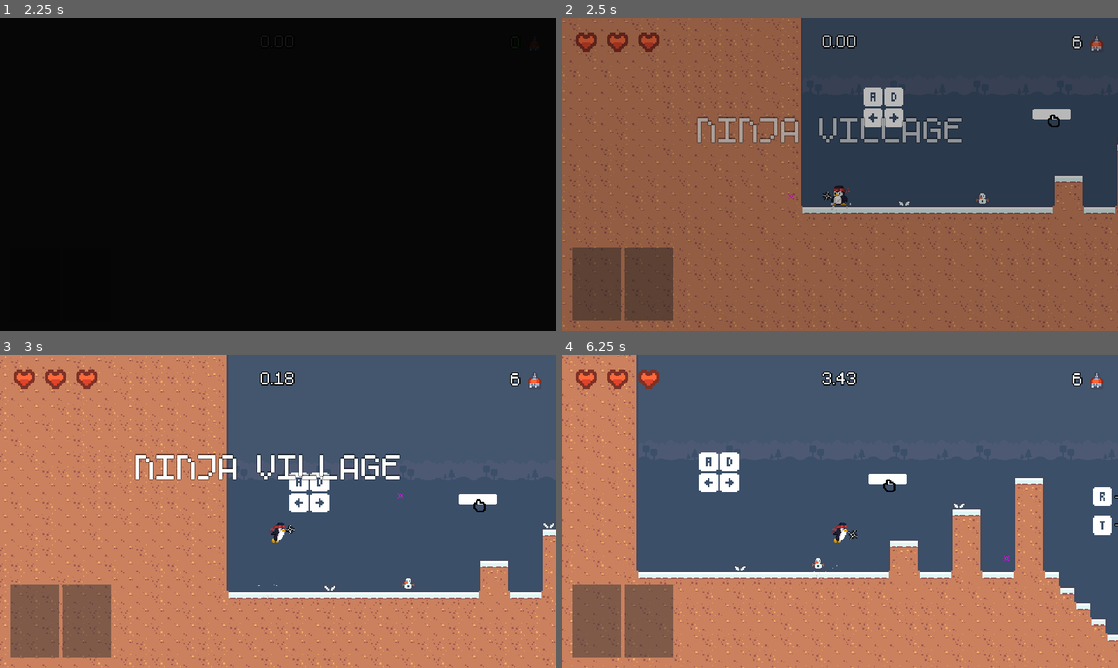
Above: before the commit, frames 1-4 (two rows, left to right).
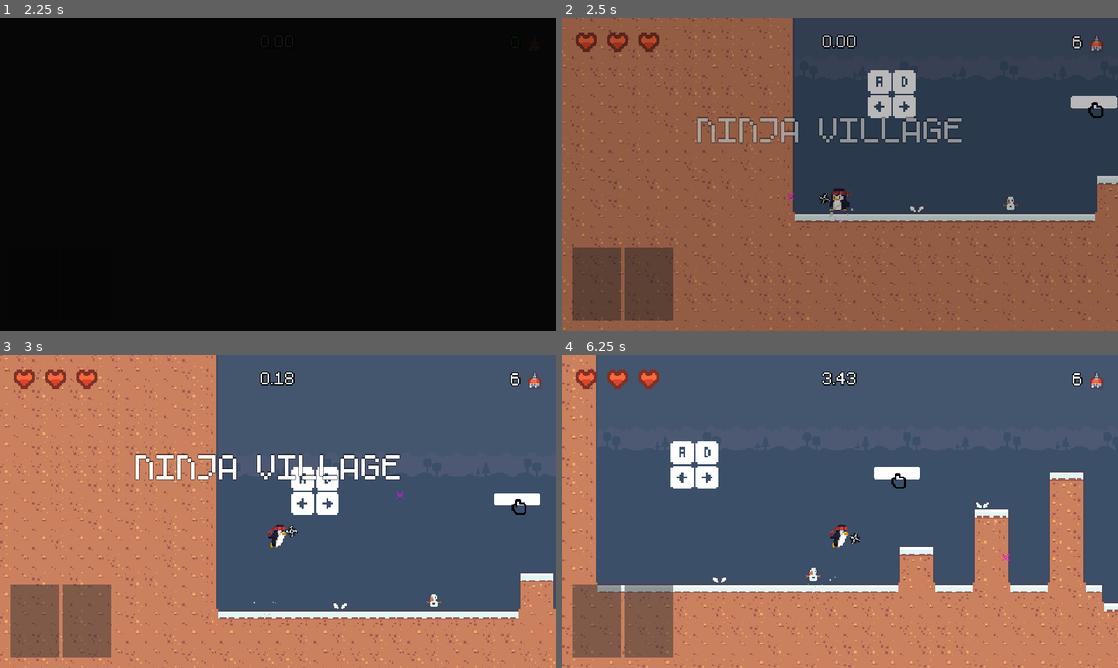
Above: after the commit, the same moments.

Repository: vard0han/pengu
Game: Godot game, scene res://scenes/main.tscn
Two runs of this game, one before a commit and one after it. Both use one fixed random seed, a clock stepped at 60 frames per second and the inputs below.
Inputs (mouse positions are in pixels of both pictures, inside the frame that each line leads up to):
- Up to frame 1 (2.25 s): click "Start" at 0.5 s; click "1" at 1.25 s; click "SHURIKEN Damage: 1 Range: 300" at 2 s
- Up to frame 2 (2.5 s): no input
- Up to frame 3 (3 s): move the mouse to (400, 495) at 2.77 s; hold D (move_right) from 2.78 s (still down); hold Space (jump) from 2.78 s (still down)
- Up to frame 4 (6.25 s): move the mouse to (728, 527) at 3.52 s; release Space (jump) at 3.53 s; click (728, 527) at 3.6 s; tap Space (jump) at 3.77, 3.8, 4.07, 4.55, 5.27, 5.3, 5.57, 6.02, 6.05 s; move the mouse to (895, 442) at 4.27 s; release D (move_right) at 4.28 s; hold A (move_left) 4.28-5.03 s; hold Q (cycle_card) 4.28-5.03 s; move the mouse to (812, 574) at 5.02 s; hold D (move_right) from 5.03 s (still down); right-click (812, 574) at 5.1 s; move the mouse to (1006, 558) at 5.77 s; hold L (use_card, bound only after the commit) from 5.78 s (still down)

Frame 1 is identical in both runs. In frame 2, 12% of the frame differs, in the area x 0-100%, y 0-100%; in frame 3, 13%; in frame 4, 21%.

Commit message:
[Movement rework] Group A - jump
better gravity (1), variable jump height (4), faster fall (6), fall speed limit (7), apex modifier (10). These are all one system: derive gravity from height + time-to-apex, then apply a different gravity multiplier depending on whether the player is rising, near apex, or falling. Your existing jump_cut_multiplier becomes part of this.

Diff:
--- a/project.godot
+++ b/project.godot
@@ -42,7 +42,8 @@
 window/size/viewport_height=360
 window/size/window_width_override=1920
 window/size/window_height_override=1080
-window/stretch/mode="viewport"
+window/stretch/mode="canvas_items"
+window/stretch/scale_mode="integer"
 
 [file_customization]
 
@@ -83,7 +84,7 @@
 }
 use_card={
 "deadzone": 0.2,
-"events": [Object(InputEventKey,"resource_local_to_scene":fa …(140 unchanged characters)… d":false,"keycode":0,"physical_keycode":4194325,"key_label":0,"unicode":0,"location":0,"echo":false,"script":null)
+"events": [Object(InputEventKey,"resource_local_to_scene":fa …(140 unchanged characters)… d":false,"keycode":0,"physical_keycode":76,"key_label":0,"unicode":108,"location":0,"echo":false,"script":null)
 ]
 }
 sacrifice_card={
--- a/scenes/player/player.gd
+++ b/scenes/player/player.gd
@@ -2,15 +2,31 @@
 extends CharacterBody2D
 
 @export_category("Horizontal Movement")
-@export var move_speed : float = 100.0
+@export var move_speed : float = 105.0
 @export var acceleration : float = 1000.0
 @export var deceleration : float = 800.0
 
-@export_category("Vertical Movement")
-@export var jump_force : float = 300.0
-@export var gravity : float = 800.0
-@export var jump_cut_multiplier : float = 0.4
-@export var max_fall_speed : float = 800.0
+@export_category("Jump — Designer Inputs")
+## How high the jump reaches, measured in tiles.
+@export var jump_height_tiles: float = 4.0
+## Seconds to reach the top of the jump. Lower = snappier rise.
+@export var time_to_apex: float = 0.38
+## Seconds to fall back the same height. Lower than time_to_apex = faster fall.
+#@export var time_to_fall: float = 0.28
+## fall multiplier for gravity. so that fall is quicker than jump
+@export var fall_gravity_multiplier: float = 2.0
+## Size of one tile in pixels. Jump height is measured in these.
+@export var tile_size: float = 18.0
+
+@export_category("Jump — Feel Knobs")
+## Velocity.y window (pixels/sec) around zero that counts as "at apex".
+@export var apex_threshold: float = 40.0
+## Gravity multiplier inside the apex window. Below 1.0 = hangtime.
+@export var apex_gravity_multiplier: float = 0.5
+## When jump is released early while rising, velocity.y is multiplied by this.
+@export var jump_cut_multiplier: float = 0.4
+## Maximum downward speed, pixels/sec. Caps terminal velocity.
+@export var max_fall_speed: float = 600.0
 
 @export_category("Advanced Movement")
 @export var coyote_time: float = 0.1
@@ -19,6 +35,10 @@
 var aim_direction: Vector2 = Vector2.RIGHT
 var direction : float = 1.0
 var last_direction : float = 1.0
+
+var rise_gravity: float = 0.0
+var fall_gravity: float = 0.0
+var jump_velocity: float = 0.0
 
 var coyote_timer: float = 0.0
 var jump_buffer_timer: float = 0.0
@@ -41,12 +61,7 @@
 	Input.mouse_mode = Input.MOUSE_MODE_HIDDEN
 	health_component.died.connect(_on_died)
 	health_component.damaged.connect(_on_damaged)
-
-func _on_died() -> void:
-	AudioManager.stop_music(0.2)
-	AudioManager.play_sfx("player_death", -15.0, randf_range(0.5, 0.7))
-
-	died.emit()
+	_recalculate_jump()
 
 func _physics_process(delta: float) -> void:
 	coyote_timer = maxf(coyote_timer - delta, 0.0)
@@ -78,6 +93,19 @@
 
 	if event.is_action_pressed("cycle_card"):
 		_try_cycle_card()
+
+func _recalculate_jump() -> void:
+	var height_px: float = jump_height_tiles * tile_size
+	rise_gravity = (2.0 * height_px) / (time_to_apex * time_to_apex)
+	#fall_gravity = (2.0 * height_px) / (time_to_fall * time_to_fall)
+	fall_gravity = rise_gravity * fall_gravity_multiplier
+	jump_velocity = rise_gravity * time_to_apex
+
+func _on_died() -> void:
+	AudioManager.stop_music(0.2)
+	AudioManager.play_sfx("player_death", -15.0, randf_range(0.5, 0.7))
+
+	died.emit()
 
 func collect_card(card: CardData) -> void:
 	card_inventory.add_card(card)
--- a/scenes/player/player.tscn
+++ b/scenes/player/player.tscn
@@ -13,11 +13,11 @@
 [ext_resource type="PackedScene" uid="uid://cuogqvvhnp70j" path="res://scenes/weapons/reticle.tscn" id="12_gx1jg"]
 [ext_resource type="Script" uid="uid://cjjdqwe3gxkkb" path="res://scripts/components/health_component.gd" id="13_ugbui"]
 [ext_resource type="Script" uid="uid://bkfnhx31hf6ye" path="res://scripts/components/hurtbox.gd" id="14_fcs02"]
-[ext_resource type="Texture2D" uid="uid://bsrpy6l1yggy8" path="res://assets/lina's penguins/fall.png" id="14_myrg7"]
-[ext_resource type="Texture2D" uid="uid://dkhh3pullqh3x" path="res://assets/lina's penguins/jump.png" id="16_kvlxm"]
-[ext_resource type="Texture2D" uid="uid://f4iyo1elcwbv" path="res://assets/lina's penguins/pengu_idle.png" id="16_myrg7"]
-[ext_resource type="Texture2D" uid="uid://cg80ynhywf1ns" path="res://assets/lina's penguins/pengu_run.png" id="17_kvlxm"]
-[ext_resource type="Texture2D" uid="uid://b806kbfgogsmt" path="res://assets/lina's penguins/smoosh.png" id="17_uf5tr"]
+[ext_resource type="Texture2D" uid="uid://b8ajlnqgnw76p" path="res://assets/penguins/fall.png" id="14_myrg7"]
+[ext_resource type="Texture2D" uid="uid://dkhh3pullqh3x" path="res://assets/penguins/jump.png" id="16_kvlxm"]
+[ext_resource type="Texture2D" uid="uid://bcx6w5ntc2wo5" path="res://assets/penguins/pengu_idle.png" id="16_myrg7"]
+[ext_resource type="Texture2D" uid="uid://cg80ynhywf1ns" path="res://assets/penguins/pengu_run.png" id="17_kvlxm"]
+[ext_resource type="Texture2D" uid="uid://b806kbfgogsmt" path="res://assets/penguins/smoosh.png" id="17_uf5tr"]
 
 [sub_resource type="CapsuleShape2D" id="CapsuleShape2D_dovo2"]
 height = 22.0
@@ -122,13 +122,14 @@
 collision_layer = 2
 collision_mask = 1025
 script = ExtResource("1_dovo2")
-jump_force = 350.0
+move_speed = 100.0
 
 [node name="CollisionShape2D" type="CollisionShape2D" parent="." unique_id=463265850]
 visible = false
 shape = SubResource("CapsuleShape2D_dovo2")
 
 [node name="Camera2D" type="Camera2D" parent="." unique_id=2056689752]
+zoom = Vector2(1.2, 1.2)
 position_smoothing_speed = 10.0
 script = ExtResource("3_fcs02")
 
--- a/scenes/player/states/cards/double_jump_state.gd
+++ b/scenes/player/states/cards/double_jump_state.gd
@@ -3,7 +3,7 @@
 
 func enter() -> void:
 	super()
-	player.velocity.y = -1 * player.jump_force
+	player.velocity.y = -player.jump_velocity
 
 	AudioManager.play_sfx("jump", 0.0, randf_range(1.1, 1.3))
 
--- a/scenes/player/states/jump.gd
+++ b/scenes/player/states/jump.gd
@@ -5,7 +5,7 @@
 
 func enter() -> void:
 	super()
-	player.velocity.y = -1 * player.jump_force
+	player.velocity.y = -player.jump_velocity
 
 	player.sprite.play("jump")
 
--- a/scenes/world/base_level.gd
+++ b/scenes/world/base_level.gd
@@ -46,9 +46,6 @@
 var is_timer_running: bool = false
 var _timer_armed: bool = false
 
-#var _restart_hold_timer: float = 0.0
-#var _restart_weapon_hold_timer: float = 0.0
-
 func _ready() -> void:
 	if level_id == "":
 		push_warning("Level has no level_id set in inspector")
@@ -88,9 +85,6 @@
 			_timer_armed = false
 			is_timer_running = true
 
-	#_process_restart_input(delta)
-	#_process_restart_weapon_input(delta)
-
 func _unhandled_input(event: InputEvent) -> void:
 	if event.is_action_pressed("restart_level"):
 		restart_requested.emit()
@@ -105,26 +99,6 @@
 		Input.is_action_pressed("jump") or
 		Input.is_action_pressed("attack")
 	)
-
-func _process_restart_input(_delta: float) -> void:
-	if Input.is_action_pressed("restart_level"):
-		#_restart_hold_timer += delta
-		#if _restart_hold_timer >= RESTART_HOLD_DURATION:
-			#_restart_hold_timer = 0.0
-			#restart_requested.emit()
-		restart_requested.emit()
-	#else:
-		#_restart_hold_timer = 0.0
-
-func _process_restart_weapon_input(_delta: float) -> void:
-	if Input.is_action_pressed("restart_with_weapon"):
-		#_restart_weapon_hold_timer += delta
-		#if _restart_weapon_hold_timer >= RESTART_HOLD_DURATION:
-			#_restart_weapon_hold_timer = 0.0
-			#restart_with_weapon_requested.emit()
-		restart_with_weapon_requested.emit()
-	#else:
-		#_restart_weapon_hold_timer = 0.0
 
 # called when enemy is removed from the tree
 func _on_enemy_exiting(_child: Node) -> void:
--- a/scenes/world/levels/level_01.tscn
+++ b/scenes/world/levels/level_01.tscn
@@ -23,41 +23,7 @@
 [node name="Foreground" parent="." index="1" unique_id=1304465506]
 tile_map_data = PackedByteArray("AADX/xsAAAACAAcAAADX/xoAAAAEAAUAAADX/xkAAAAEAAUAAADX/xgAAAACAAYAAADX/xcAAAACAAYAAADX/x …(68912 unchanged characters)…
 
-[node name="RegularPatrol" parent="Enemies" parent_id_path=PackedInt32Array(1302501266) index="0" unique_id=1356801853 instance=ExtResource("2_ynxc0")]
-position = Vector2(292, 126)
-
-[node name="JumpPatrol" parent="Enemies" parent_id_path=PackedInt32Array(1302501266) index="1" unique_id=965955601 instance=ExtResource("2_ynxc0")]
-position = Vector2(731, 216)
-patrol_speed = 0.0
-card_drop = ExtResource("3_q6olp")
-
-[node name="JumpPatrol2" parent="Enemies" parent_id_path=PackedInt32Array(1302501266) index="2" unique_id=265077795 instance=ExtResource("2_ynxc0")]
-position = Vector2(622, -36)
-patrol_speed = 0.0
-card_drop = ExtResource("3_q6olp")
-
-[node name="DashPatrol" parent="Enemies" parent_id_path=PackedInt32Array(1302501266) index="3" unique_id=1278892515 instance=ExtResource("2_ynxc0")]
-position = Vector2(1005, 126)
-card_drop = ExtResource("4_8p1rb")
-
-[node name="DashPatrol2" parent="Enemies" parent_id_path=PackedInt32Array(1302501266) index="4" unique_id=395550830 instance=ExtResource("2_ynxc0")]
-position = Vector2(1014, 288)
-card_drop = ExtResource("4_8p1rb")
-
-[node name="DashPatrol3" parent="Enemies" parent_id_path=PackedInt32Array(1302501266) index="5" unique_id=721304173 instance=ExtResource("2_ynxc0")]
-position = Vector2(1052, -72)
-card_drop = ExtResource("4_8p1rb")
-
-[node name="FinishLine" parent="." index="5" unique_id=1804460539]
-position = Vector2(245, -225)
-
-[node name="KillZone" parent="." index="6" unique_id=466905863]
-position = Vector2(0, 395)
-
-[node name="CollisionShape2D" parent="KillZone" index="0" unique_id=392877736]
-shape = SubResource("WorldBoundaryShape2D_odbsn")
-
-[node name="Tutorials" type="Node2D" parent="." index="7" unique_id=876604706]
+[node name="Tutorials" type="Node2D" parent="." index="3" unique_id=876604706]
 
 [node name="Movement" type="Node2D" parent="Tutorials" index="0" unique_id=542791774]
 position = Vector2(-626, 14)
@@ -231,5 +197,39 @@
 "
 horizontal_alignment = 1
 
+[node name="RegularPatrol" parent="Enemies" parent_id_path=PackedInt32Array(1302501266) index="0" unique_id=1356801853 instance=ExtResource("2_ynxc0")]
+position = Vector2(292, 126)
+
+[node name="JumpPatrol" parent="Enemies" parent_id_path=PackedInt32Array(1302501266) index="1" unique_id=965955601 instance=ExtResource("2_ynxc0")]
+position = Vector2(731, 216)
+patrol_speed = 0.0
+card_drop = ExtResource("3_q6olp")
+
+[node name="JumpPatrol2" parent="Enemies" parent_id_path=PackedInt32Array(1302501266) index="2" unique_id=265077795 instance=ExtResource("2_ynxc0")]
+position = Vector2(622, -36)
+patrol_speed = 0.0
+card_drop = ExtResource("3_q6olp")
+
+[node name="DashPatrol" parent="Enemies" parent_id_path=PackedInt32Array(1302501266) index="3" unique_id=1278892515 instance=ExtResource("2_ynxc0")]
+position = Vector2(1005, 126)
+card_drop = ExtResource("4_8p1rb")
+
+[node name="DashPatrol2" parent="Enemies" parent_id_path=PackedInt32Array(1302501266) index="4" unique_id=395550830 instance=ExtResource("2_ynxc0")]
+position = Vector2(1014, 288)
+card_drop = ExtResource("4_8p1rb")
+
+[node name="DashPatrol3" parent="Enemies" parent_id_path=PackedInt32Array(1302501266) index="5" unique_id=721304173 instance=ExtResource("2_ynxc0")]
+position = Vector2(1052, -72)
+card_drop = ExtResource("4_8p1rb")
+
+[node name="FinishLine" parent="." index="6" unique_id=1804460539]
+position = Vector2(245, -225)
+
+[node name="KillZone" parent="." index="7" unique_id=466905863]
+position = Vector2(0, 395)
+
+[node name="CollisionShape2D" parent="KillZone" index="0" unique_id=392877736]
+shape = SubResource("WorldBoundaryShape2D_odbsn")
+
 [node name="Player" parent="." index="8" unique_id=681689913]
 position = Vector2(-677, 116)
--- a/scripts/states/player_state.gd
+++ b/scripts/states/player_state.gd
@@ -12,12 +12,20 @@
 func apply_gravity(delta: float) -> void:
 	if not player:
 		return
+	if player.is_on_floor():
+		return
 
-	# increase gravity each frame, while mid-air
-	if not player.is_on_floor():
-		player.velocity.y += player.gravity * delta
-		# stop gravity from reaching stupid number (might cause bugs)
-		player.velocity.y = minf(player.velocity.y, player.max_fall_speed)
+	var g: float
+
+	if absf(player.velocity.y) < player.apex_threshold:
+		g = player.rise_gravity * player.apex_gravity_multiplier
+	elif player.velocity.y < 0.0:
+		g = player.rise_gravity
+	else:
+		g = player.fall_gravity
+
+	player.velocity.y += g * delta
+	player.velocity.y = minf(player.velocity.y, player.max_fall_speed)
 
 func apply_horizontal_movement(delta: float) -> void:
 	if not player:
Renamed: assets/lina's penguins/fall.png -> assets/penguins/fall.png
Renamed: assets/lina's penguins/jump.png -> assets/penguins/jump.png
Renamed: assets/lina's penguins/kunai.png -> assets/penguins/kunai.png
Renamed: assets/lina's penguins/pengu solid.png -> assets/penguins/pengu solid with kunai.png
Renamed: assets/lina's penguins/pengu solid with shuriken.png -> assets/penguins/pengu solid with shuriken.png
Renamed: assets/lina's penguins/pengu_idle.png -> assets/penguins/pengu_idle.png
Renamed: assets/lina's penguins/pengu_run.png -> assets/penguins/pengu_run.png
Renamed: assets/lina's penguins/pengu_solid.png -> assets/penguins/pengu_solid.png
Renamed: assets/lina's penguins/shuriken.png -> assets/penguins/shuriken.png
Renamed: assets/lina's penguins/smoosh.png -> assets/penguins/smoosh.png
Not shown: 1 places in resources/cards/dash_card.tres that only renumber resources
Not shown: 1 places in resources/cards/jump_card.tres that only renumber resources
